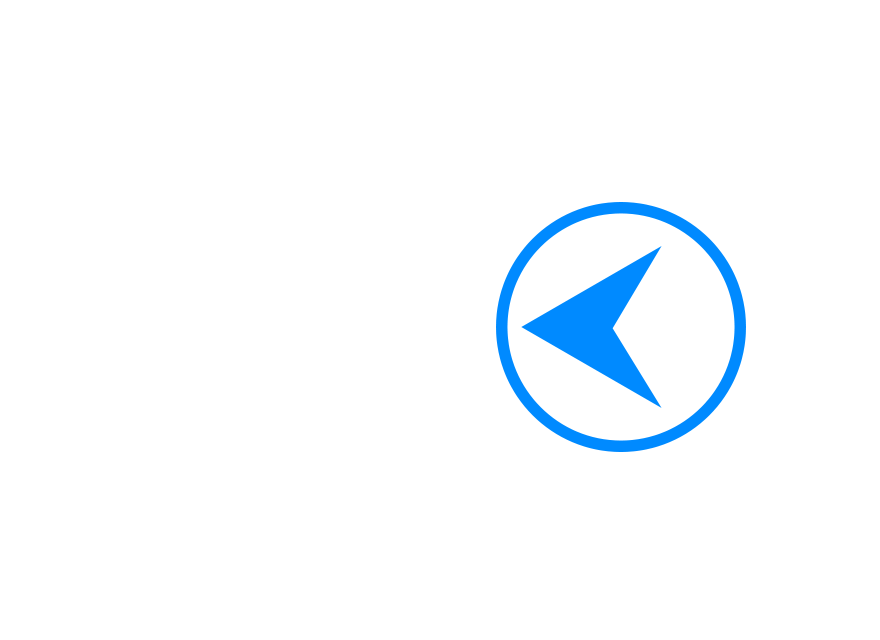
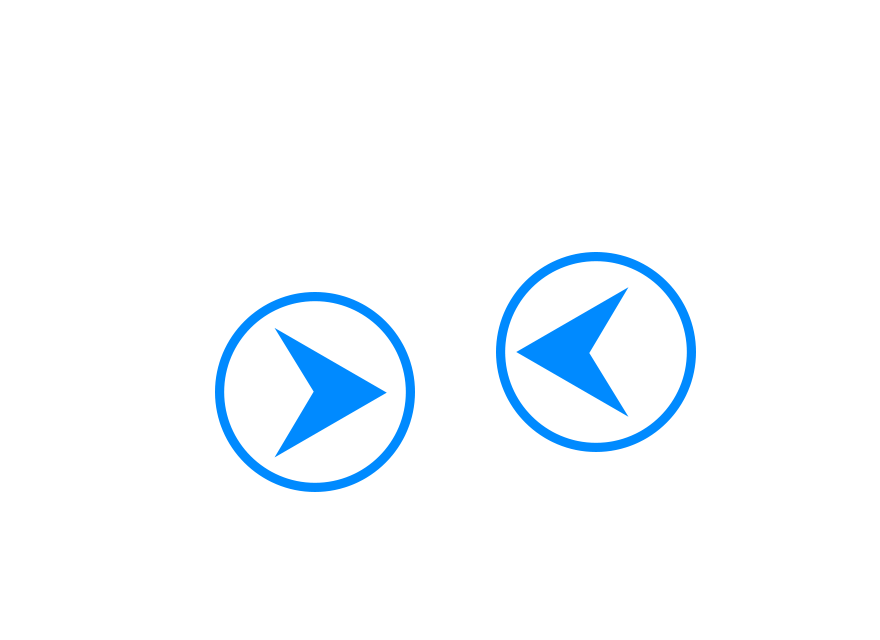
Comparing the layer stacks of the two 880px x 640px images. Changes:
painted on "Arrow_Left" over [496,202,746,452]
showed "Arrow_Right", painted on it over [215,292,415,492]
